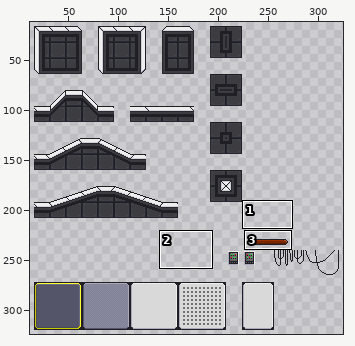
Sprite sheet: Assets/Sprites/Tileset/Tileset_BalanceLab-Sheet_v2.png. Above, an overview of the earlier version with the close-up marked.
Close-up. Before the commit:
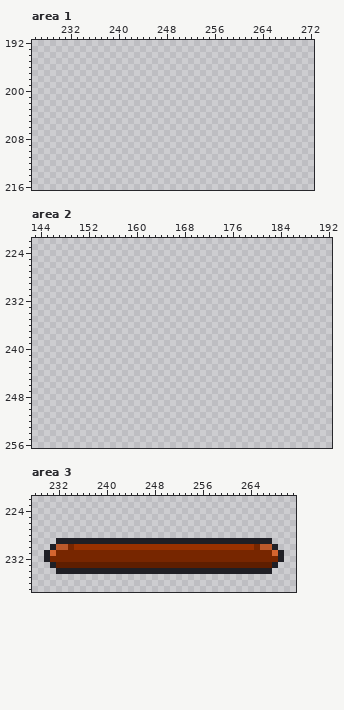
The file is 360x360 pixels. Colours within 5 levels of each other are drawn and written as one. Shown: area 1: x 226..272, y 192..216; area 2: x 143..192, y 222..256; area 3: x 228..271, y 222..237. The wide view leaves out empty margins. The commit also changed other parts of the picture, which this record leaves out.
After:
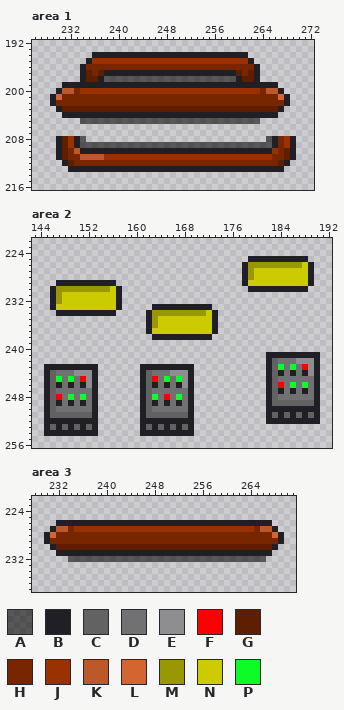
Palette (. is transparent): A #00000092  B #1f1f25  C #626262  D #717173  E #8e8e91  F #fb0000  G #5e1e00  H #772600  J #993100  K #bb592b  L #d56530  M #9a9802  N #ccca00  P #0dfb26
Diff:
Changed rows in their new state; - is an unchanged pixel.
Area 1:
first column x 229:
194 -------BBBBBBBBBBBBBBBBBBBBBBBBBB--------
195 ------BJJJJJJJJJJJJJJJJJJJJJJJJJJB-------
196 -----BHHHHHHHHHHHHHHHHHHHHHHHHHHHHB------
197 -----BGHGBBBBBBBBBBBBBBBBBBBBBBGHGB------
198 -----BGGBAAAAAAAAAAAAAAAAAAAAAABGGB------
199 --BBBBBBBBBBBBBBBBBBBBBBBBBBBBBBBBBBBB---
200 -BKKHJJJJJJJJJJJJJJJJJJJJJJJJJJJJJJHKKB--
201 BLHHHHHHHHHHHHHHHHHHHHHHHHHHHHHHHHHHHHLB-
202 BHHHHHHHHHHHHHHHHHHHHHHHHHHHHHHHHHHHHHHB-
203 -BGGGGGGGGGGGGGGGGGGGGGGGGGGGGGGGGGGGGB--
204 --BBBBBBBBBBBBBBBBBBBBBBBBBBBBBBBBBBBB---
205 -----AAAAAAAAAAAAAAAAAAAAAAAAAAAAAA------
208 -BGJBA------------------------------ABHJB
209 -BGJBAAAAAAAAAAAAAAAAAAAAAAAAAAAAAAAABHJB
210 -BGHKBBBBBBBBBBBBBBBBBBBBBBBBBBBBBBBBJHGB
211 -BGHHKKKKJJJJJJJJJJJJJJJJJJJJJJJJJJJJHHGB
212 --BGHHHHHHHHHHHHHHHHHHHHHHHHHHHHHHHHHHGB-
213 ---BBBBBBBBBBBBBBBBBBBBBBBBBBBBBBBBBBBB--
Area 2:
first column x 145:
225 ----------------------------------BBBBBBBBBB--
226 ---------------------------------BMMMMMMMMMNB-
227 ---------------------------------BMNNNNNNNNNB-
228 ---------------------------------BMNNNNNNNNNB-
229 --BBBBBBBBBB---------------------BNNNNNNNNNNB-
230 -BMMMMMMMMMNB---------------------BBBBBBBBBB--
231 -BMNNNNNNNNNB---------------------------------
232 -BMNNNNNNNNNB---------------------------------
233 -BNNNNNNNNNNB-----BBBBBBBBBB------------------
234 --BBBBBBBBBB-----BMMMMMMMMMNB-----------------
235 -----------------BMNNNNNNNNNB-----------------
236 -----------------BMNNNNNNNNNB-----------------
237 -----------------BNNNNNNNNNNB-----------------
238 ------------------BBBBBBBBBB------------------
241 -------------------------------------BBBBBBBBB
242 -------------------------------------BCDDDEEEB
243 BBBBBBBBB-------BBBBBBBBB------------BCPDPDFEB
244 BCDDDEEEB-------BCDDDEEEB------------BCBDBDBEB
245 BCPDPDFEB-------BCFDPDPEB------------BCDDDDDDB
246 BCBDBDBEB-------BCBDBDBEB------------BCFDPDPDB
247 BCDDDDDDB-------BCDDDDDDB------------BCBDBDBDB
248 BCFDPDPDB-------BCPDFDPDB------------BCDDDDDDB
249 BCBDBDBDB-------BCBDBDBDB------------BCCCCCCCB
250 BCDDDDDDB-------BCDDDDDDB------------BBBBBBBBB
251 BCCCCCCCB-------BCCCCCCCB------------BCBCBCBCB
252 BBBBBBBBB-------BBBBBBBBB------------BBBBBBBBB
253 BCBCBCBCB-------BCBCBCBCB---------------------
254 BBBBBBBBB-------BBBBBBBBB---------------------
Area 3:
first column x 230:
226 --BBBBBBBBBBBBBBBBBBBBBBBBBBBBBBBBBBBB--
227 -BKKHJJJJJJJJJJJJJJJJJJJJJJJJJJJJJJHKKB-
228 BLHHHHHHHHHHHHHHHHHHHHHHHHHHHHHHHHHHHHLB
229 BHHHHHHHHHHHHHHHHHHHHHHHHHHHHHHHHHHHHHHB
230 --GGGGGGGGGGGGGGGGGGGGGGGGGGGGGGGGGGGG--
231 ..BBBBBBBBBBBBBBBBBBBBBBBBBBBBBBBBBBBB..
232 ....AAAAAAAAAAAAAAAAAAAAAAAAAAAAAAAAA...
233 -......................................-
234 --....................................--
